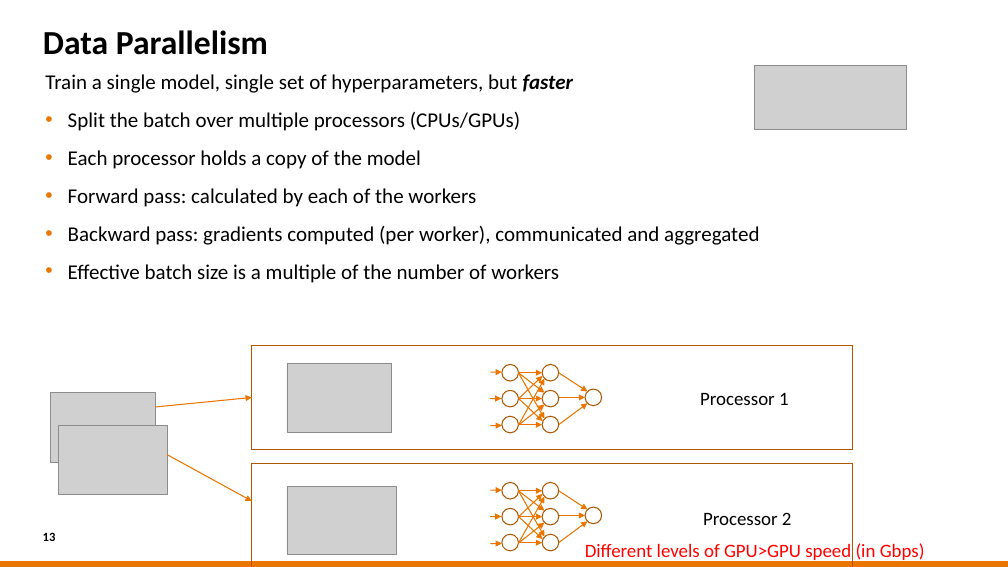
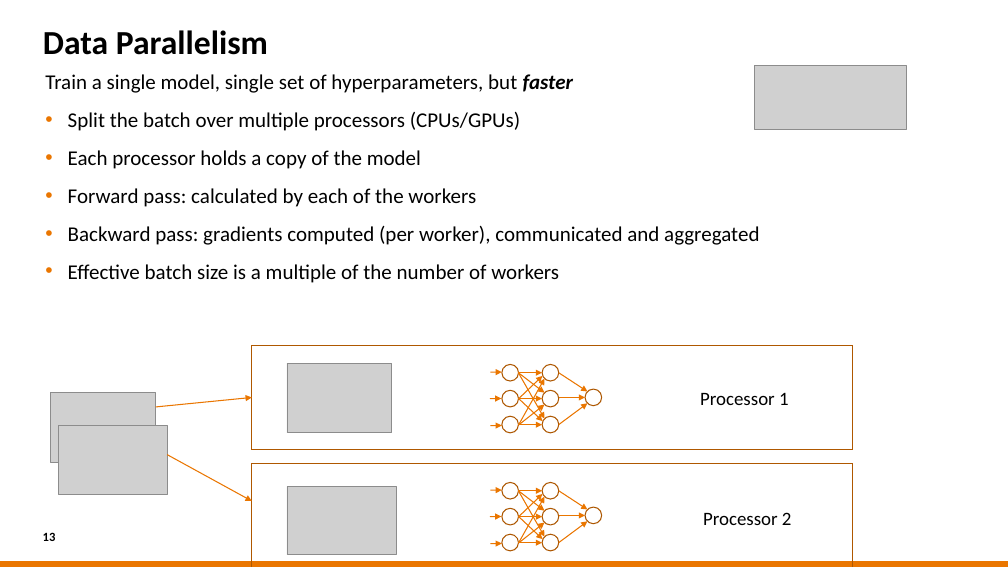
Before and after one commit to sara-nl/HPML-course-materials, a slide deck: slide 13 of Day2/slides/Parallel_Computing_for_DL.pptx. Drawn at 1008x567 pixels with LibreOffice and Linux fonts; fonts in the diff are those of the drawing; grey boxes stand for pictures; background and template pictures are left out. Boxes give left, top, right and bottom in pixels: in the first picture for what was removed or moved away, otherwise in the second. Text is boxed around its words. In the diff, an @@ line names an element or a change of style, - is before the commit and + after.

```diff
--- a/Day2/slides/Parallel_Computing_for_DL.pptx
+++ b/Day2/slides/Parallel_Computing_for_DL.pptx
@@ text removed at bbox=[585, 543, 925, 562] @@
-Different levels of GPU>GPU speed (in Gbps)
```
Also in this commit, not shown: 19 other slides changed, 2 slides added, 1 other file.
